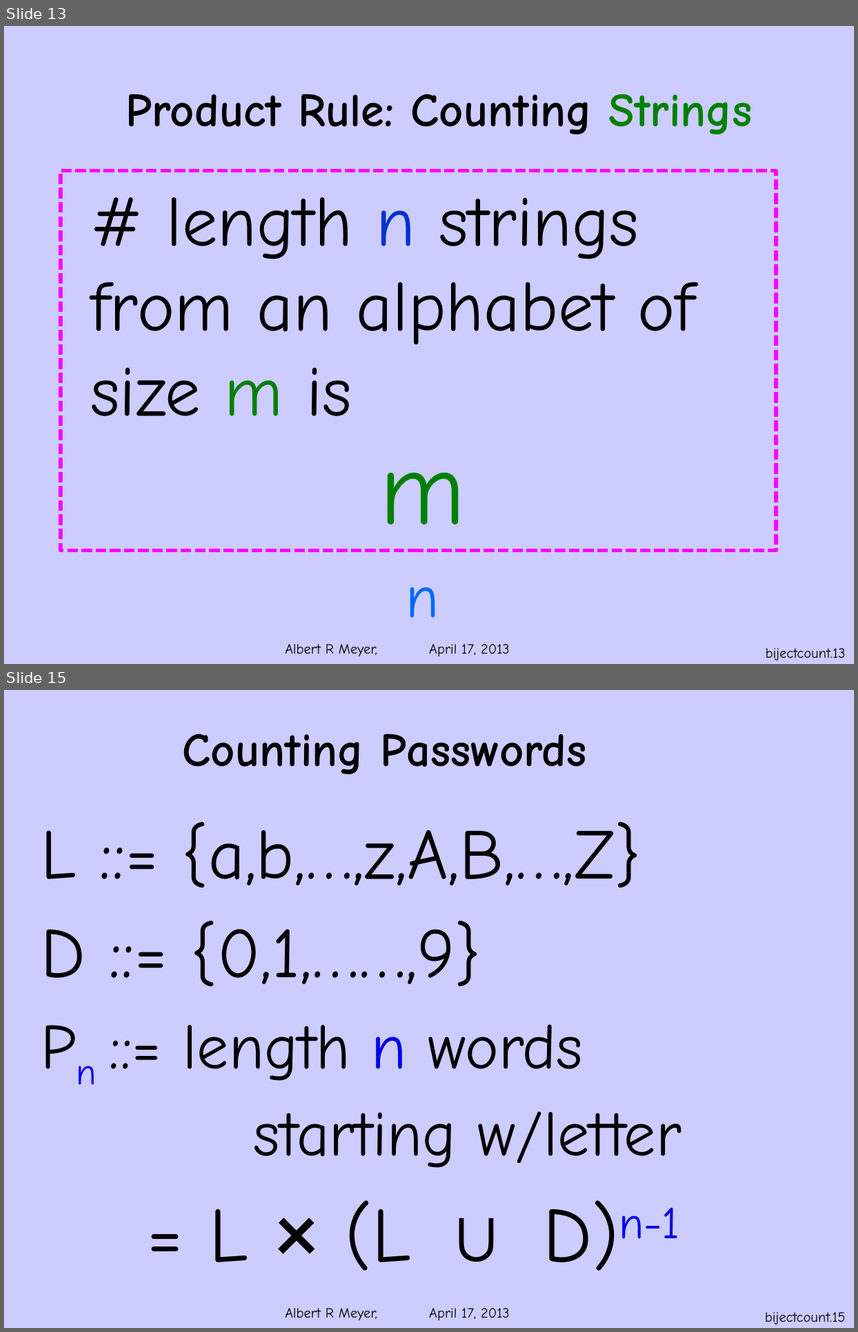
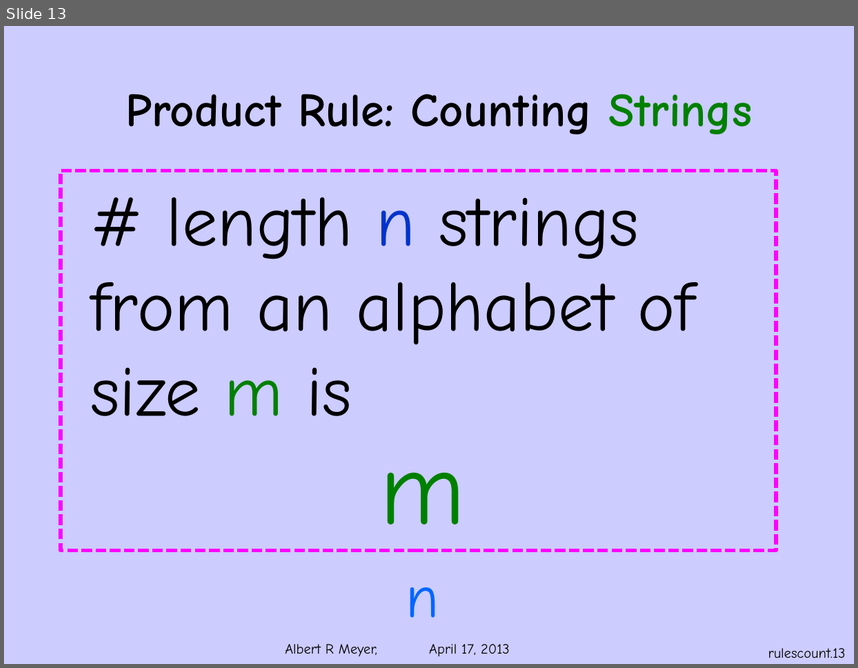
Before and after one commit to armeyer/mcs_web, a slide deck: spring13/slides13/counting.pptx. Shown one above the other, each under a label of ours: slides 13 and 15 before the commit, slide 13 after it; the slides between them are not shown. The pictures are 858x1332 and 858x668 pixels, drawn with LibreOffice and Linux fonts; fonts in the diff are those of the drawing; background and template pictures are left out. Boxes give left, top, right and bottom in pixels: in the first picture for what was removed or moved away, otherwise in the second. Text is boxed around its words. In the diff, an @@ line names an element or a change of style, - is before the commit and + after.

Commit message:
split counting.pptx into counting-rules and bijection-count

```diff
--- a/spring13/slides13/counting.pptx
+++ b/spring13/slides13/counting.pptx
@@ slide 15 removed at [4,690,854,1328], background #CCCCFF; not listed: 1 template element that a slide beside it also shows @@
@@ title removed at [183,733,587,774] @@
-Counting Passwords
@@ text removed at [41,822,682,1270] @@
-L ::= {a,b,…,z,A,B,…,Z}
-D ::= {0,1,……,9}
-Pn ::= length n words
-starting w/letter
-= L × (L ∪ D)n-1
@@ page number removed at [765,1312,846,1324] @@
-bijectcount.15
@@ page number at [769,648,846,657]: text changed @@
-bijectcount.13
+rulescount.13
```
Also in this commit, not shown: 3 slides changed, 14 other slides removed, 2 other files.
